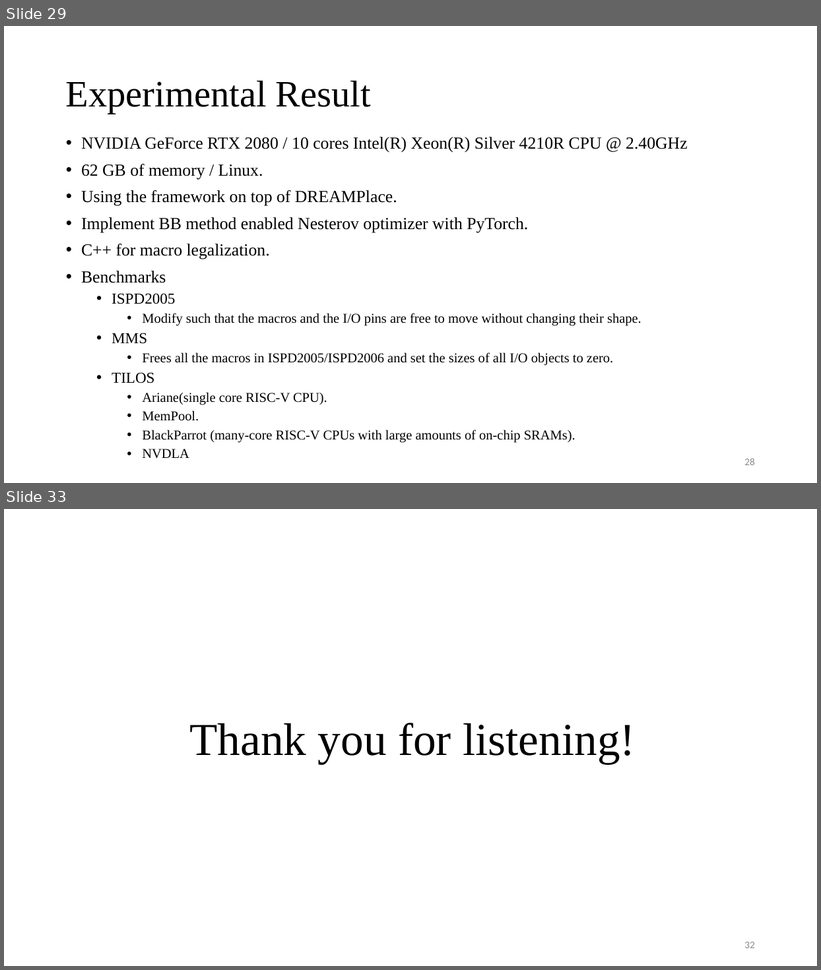
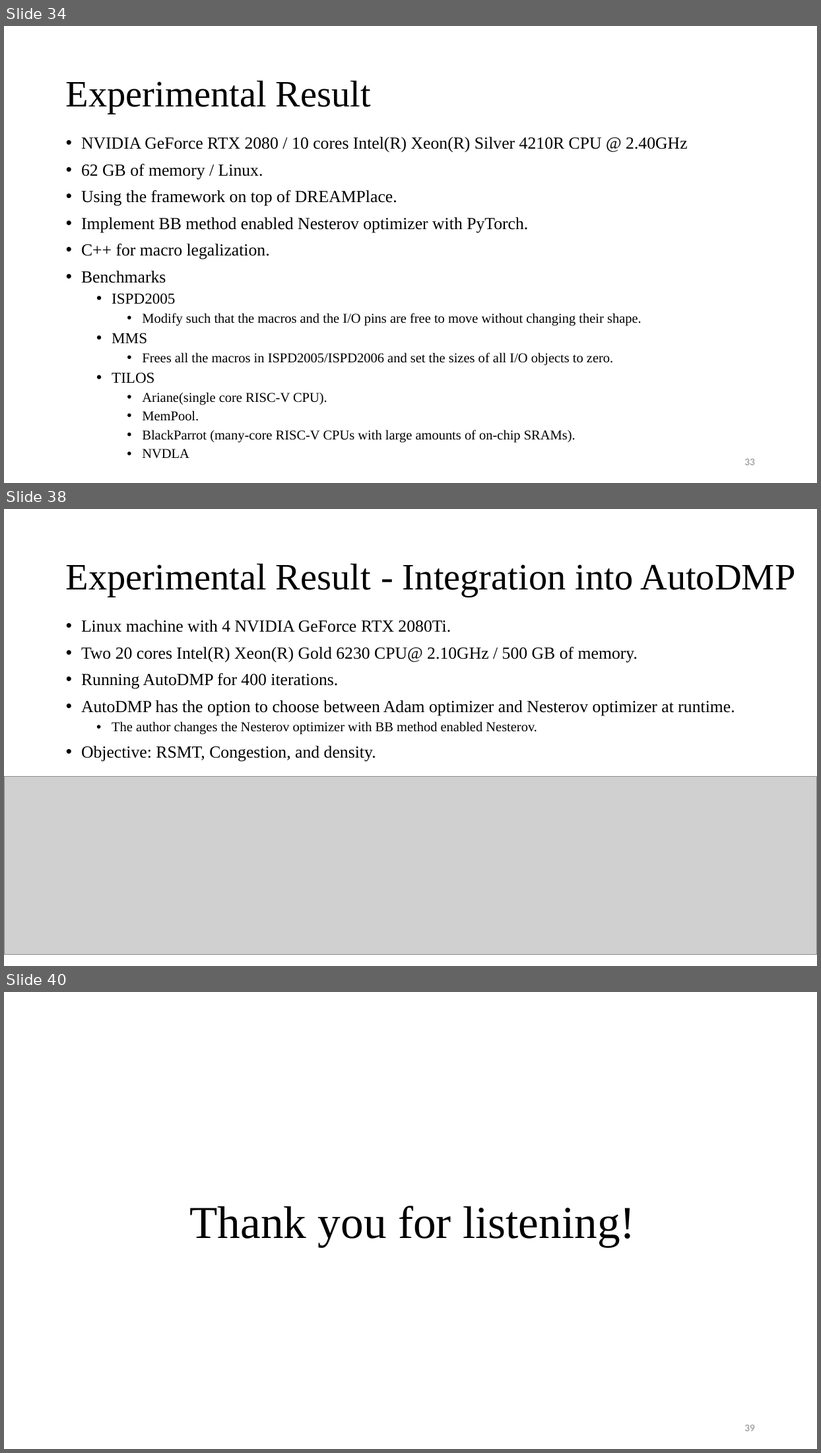
Before and after one commit to Pacific-Feng-Studuies/Studied-Papers, a slide deck: GM/Placement/Stronger Mixed-Size Placement Backbone Considering Second-Order Information/Stronger Mixed-Size Placement Backbone Considering Second-Order Information.pptx. Shown one above the other, each under a label of ours: slides 29 and 33 before the commit, slides 34, 38 and 40 after it; the slides between them are not shown. The pictures are 821x970 and 821x1453 pixels, drawn with LibreOffice and Linux fonts; fonts in the diff are those of the drawing; grey boxes stand for pictures. Boxes give left, top, right and bottom in pixels: in the first picture for what was removed or moved away, otherwise in the second. Text is boxed around its words. In the diff, an @@ line names an element or a change of style, - is before the commit and + after.

```diff
--- a/GM/Placement/Stronger Mixed-Size Placement Backbone Considering Second-Order Information/Stronger Mixed-Size Placement Backbone Considering Second-Order Information.pptx
+++ b/GM/Placement/Stronger Mixed-Size Placement Backbone Considering Second-Order Information/Stronger Mixed-Size Placement Backbone Considering Second-Order Information.pptx
@@ slide 38 added at box(4, 509, 817, 966), background #FFFFFF @@
@@ title added at box(66, 563, 795, 597), 44 pt, text #000000 @@
+Experimental Result - Integration into AutoDMP
@@ text added at box(81, 620, 735, 762), 20 pt, text #000000 @@
+• Linux machine with 4 NVIDIA GeForce RTX 2080Ti.
+• Two 20 cores Intel(R) Xeon(R) Gold 6230 CPU@ 2.10GHz / 500 GB of memory.
+• Running AutoDMP for 400 iterations.
+• AutoDMP has the option to choose between Adam optimizer and Nesterov optimizer at runtime.
+  • The author changes the Nesterov optimizer with BB method enabled Nesterov.
+• Objective: RSMT, Congestion, and density.
@@ picture added at box(4, 777, 817, 955) @@
@@ what was slide 29 is now slide 34 @@
@@ page number at box(745, 459, 755, 466): text changed @@
-28
+33
@@ what was slide 33 is now slide 40 @@
@@ page number at box(745, 1425, 755, 1432): text changed @@
-32
+39
```
Also in this commit, not shown: 5 slides changed, 6 other slides added.
